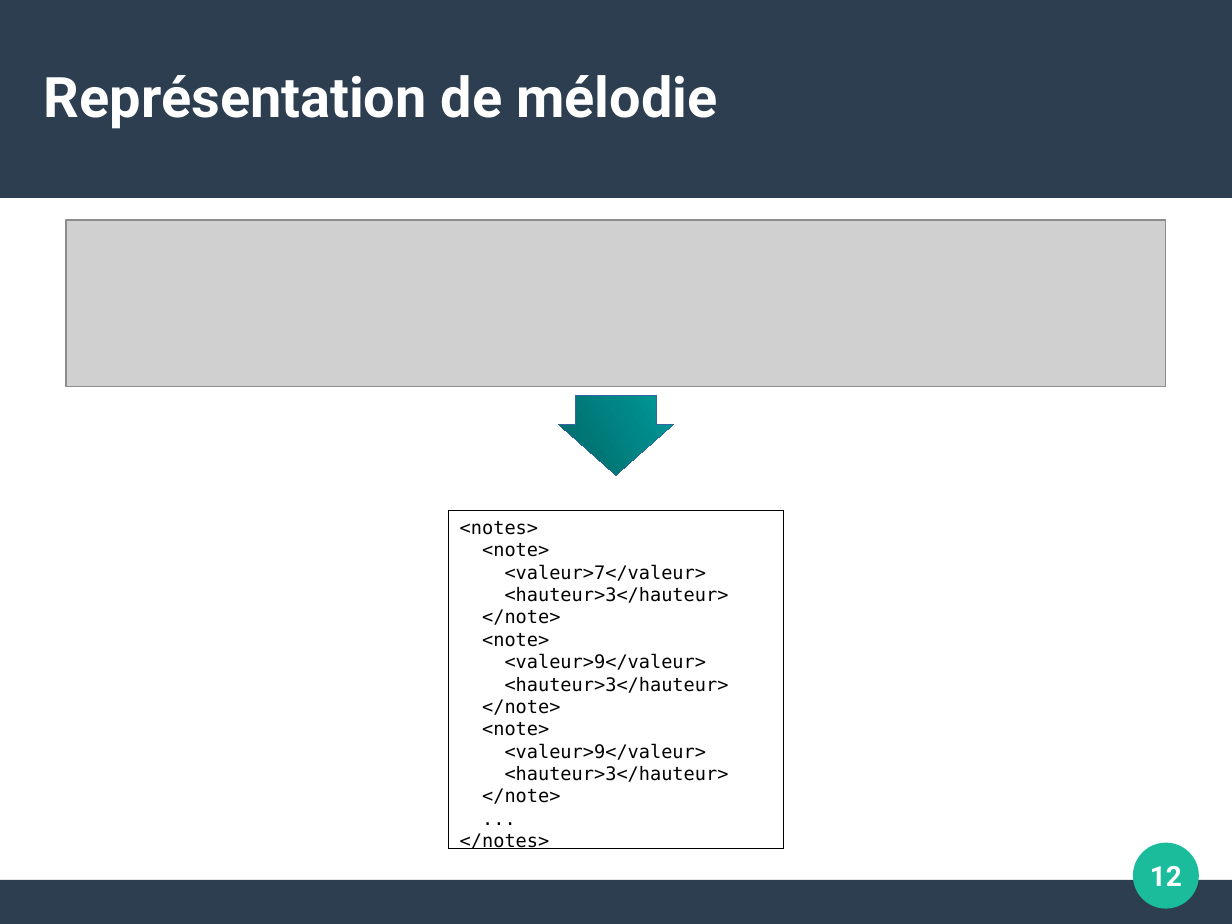
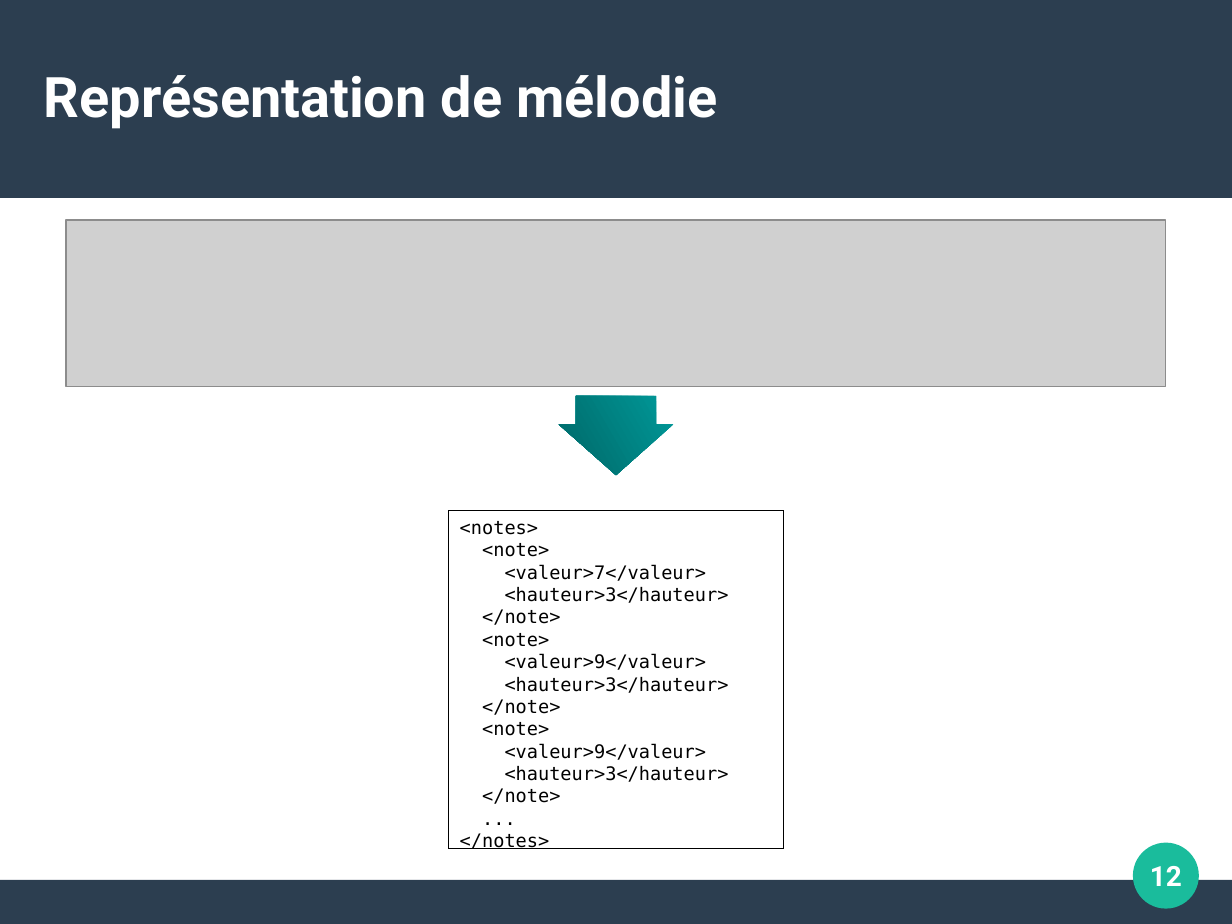
Before and after one commit to ThibautRoperch/ImproMusicale, a slide deck: slide 12 of Soutenance - Diapo.odp. Drawn at 1232x924 pixels with LibreOffice and Linux fonts; fonts in the diff are those of the drawing; grey boxes stand for pictures. Boxes give left, top, right and bottom in pixels: in the first picture for what was removed or moved away, otherwise in the second. Text is boxed around its words. In the diff, an @@ line names an element or a change of style, - is before the commit and + after.

```diff
--- a/Soutenance - Diapo.odp
+++ b/Soutenance - Diapo.odp
@@ right arrow at bbox=[560, 396, 674, 476]: outline #3465A4 0 pt to none @@
```
Also in this commit, not shown: 10 other slides changed, 18 slides added, 28 other files.
